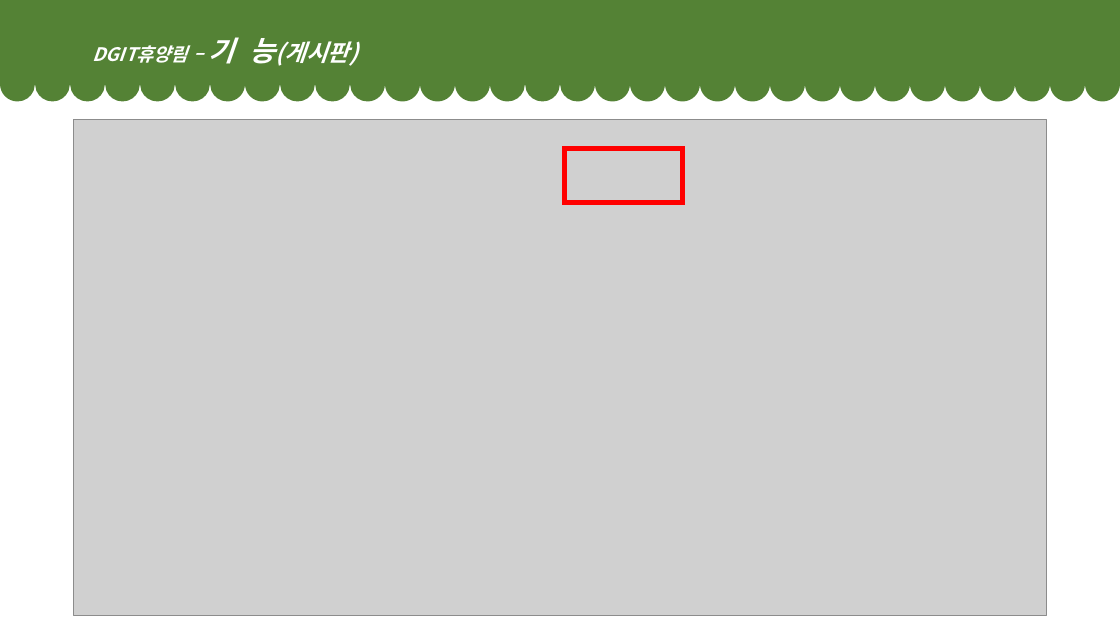
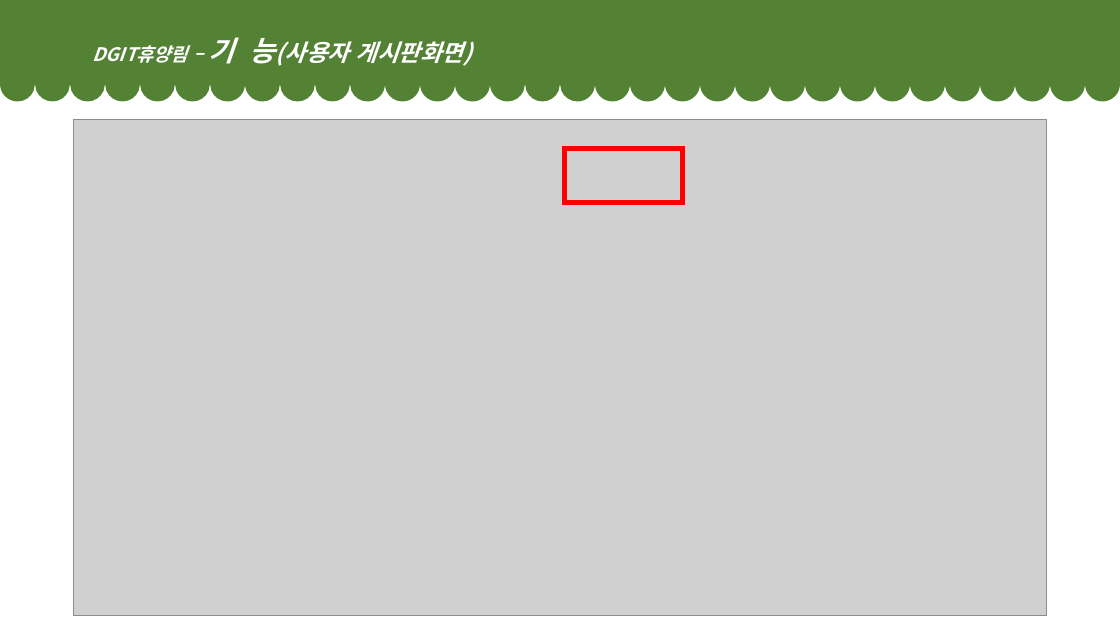
Before and after one commit to dhddldidk/forest, a slide deck: slide 10 of dataFiles/forest.pptx. Drawn at 1120x630 pixels with LibreOffice and Linux fonts; fonts in the diff are those of the drawing; grey boxes stand for pictures. Boxes give left, top, right and bottom in pixels: in the first picture for what was removed or moved away, otherwise in the second. Text is boxed around its words. In the diff, an @@ line names an element or a change of style, - is before the commit and + after.

```diff
--- a/dataFiles/forest.pptx
+++ b/dataFiles/forest.pptx
@@ text at bbox=[92, 38, 472, 66]: text changed; size 16 to 20 pt @@
-    DGIT휴양림 – 기 능(게시판)
+    DGIT휴양림 – 기 능(사용자 게시판화면)
```
Also in this commit, not shown: 6 other slides changed.
